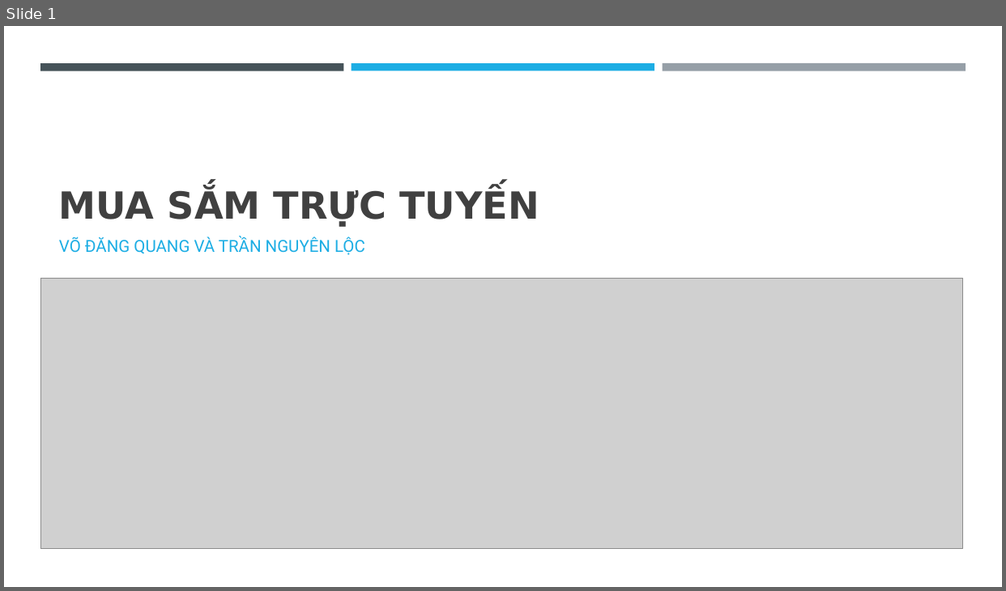
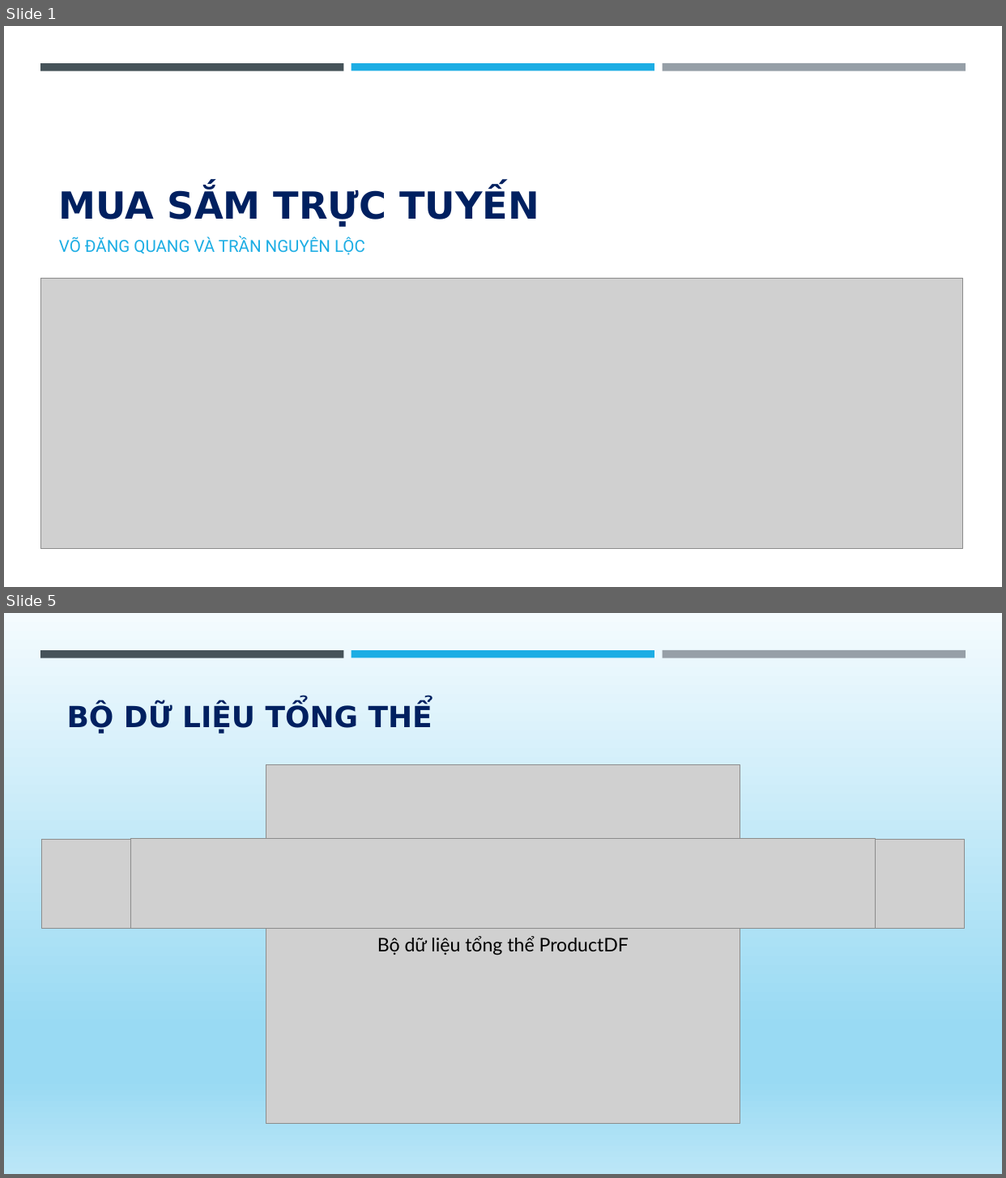
Before and after one commit to EdgarIgnite16/DA-Project, a slide deck: Report/VDQ_TNL_MuaSamTrucTuyen.pptx. Shown one above the other, each under a label of ours: slide 1 before the commit, slides 1 and 5 after it; the slides between them are not shown. The pictures are 1006x591 and 1006x1178 pixels, drawn with LibreOffice and Linux fonts; fonts in the diff are those of the drawing; grey boxes stand for pictures. Boxes give left, top, right and bottom in pixels: in the first picture for what was removed or moved away, otherwise in the second. Text is boxed around its words. In the diff, an @@ line names an element or a change of style, - is before the commit and + after.

```diff
--- a/Report/VDQ_TNL_MuaSamTrucTuyen.pptx
+++ b/Report/VDQ_TNL_MuaSamTrucTuyen.pptx
@@ slide 5 added at [4, 613, 1002, 1174], background gradient #F4FBFE to #99DAF3 to #BBE6F7 @@
@@ rectangle added at [40, 650, 344, 658], fill #465359 @@
@@ rectangle added at [351, 650, 654, 658], fill #1CADE4 @@
@@ rectangle added at [662, 650, 965, 658], fill #969FA7 @@
@@ title added at [67, 704, 432, 734], 28 pt, text #002060, bold @@
+BỘ DỮ LIỆU TỔNG THỂ
@@ picture added at [266, 765, 740, 1124] @@
@@ picture added at [41, 839, 965, 929] @@
@@ picture added at [130, 838, 876, 929] @@
@@ text added at [377, 936, 629, 955], 18 pt, text #000000 @@
+Bộ dữ liệu tổng thể ProductDF
@@ slide 1 changed as well @@
@@ title "MUA SẮM TRỰC TUYẾN" at [59, 188, 539, 227]: text colour #404040 to #002060 @@
```
Also in this commit, not shown: 2 other slides changed, 11 other slides added, 2 slides removed, 1 other file.
